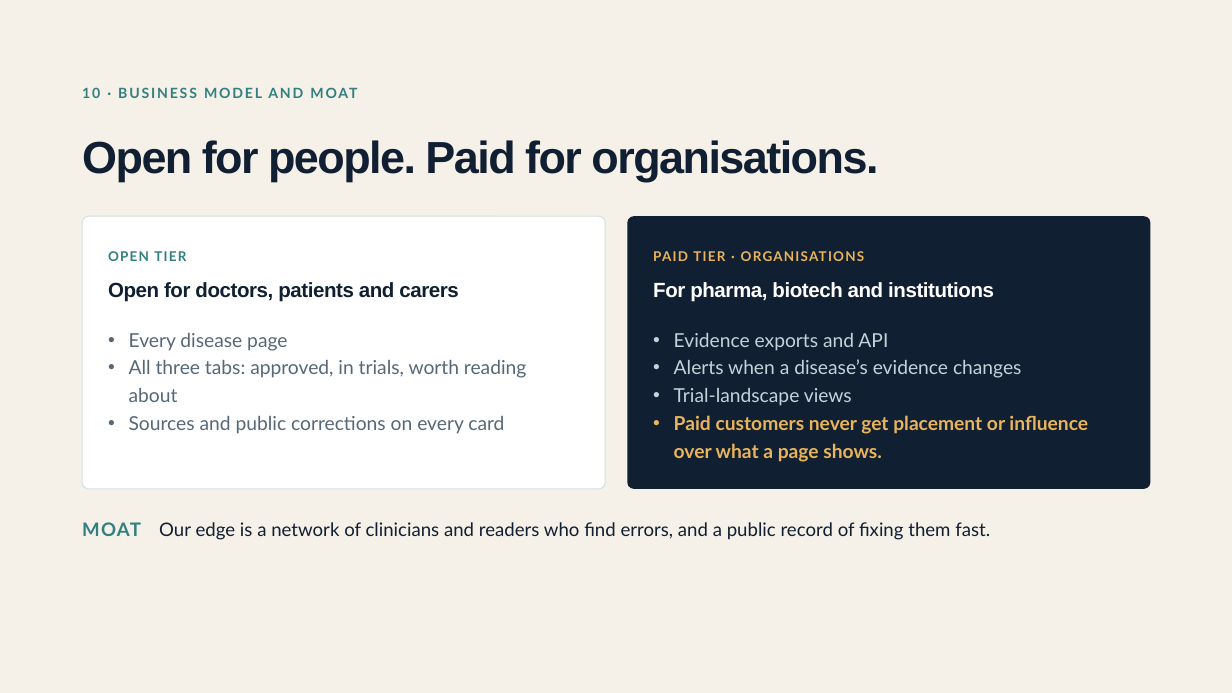
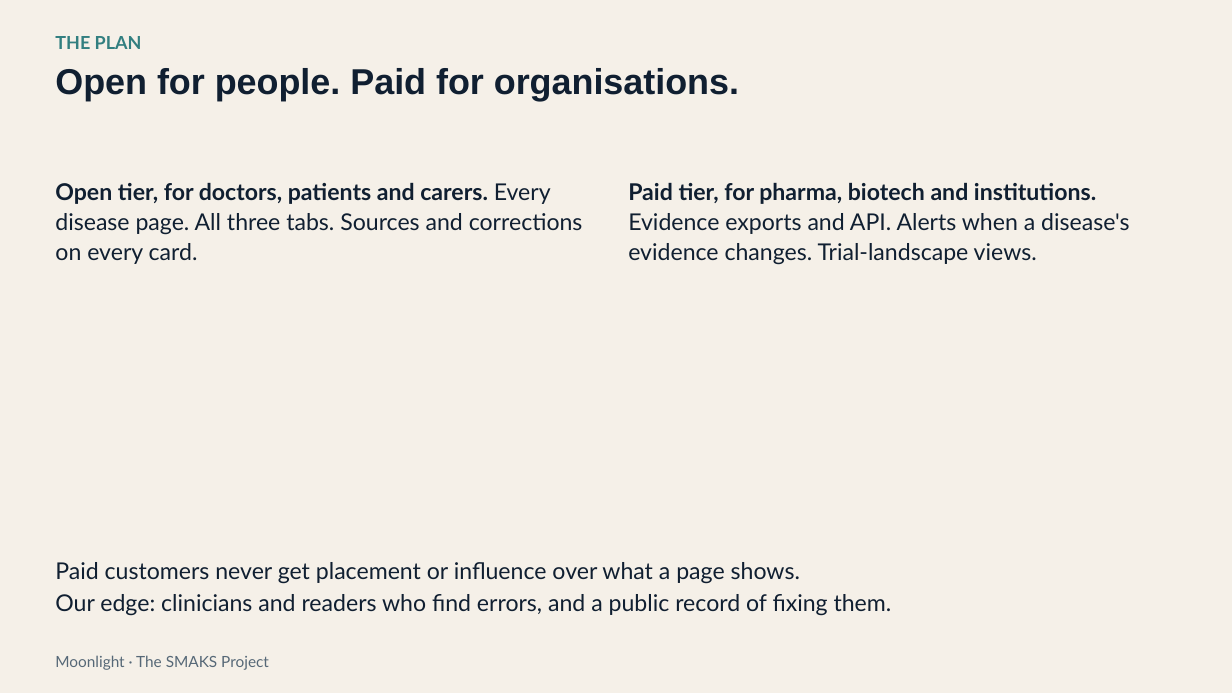
Before and after one commit to Moonlight-Clues/moonlight, a slide deck: slide 12 of docs/pitch/moonlight-deck-funders-19nov.pptx (slide 11 before the commit). Drawn at 1232x693 pixels with LibreOffice and Linux fonts; fonts in the diff are those of the drawing. Boxes give left, top, right and bottom in pixels: in the first picture for what was removed or moved away, otherwise in the second. Text is boxed around its words. In the diff, an @@ line names an element or a change of style, - is before the commit and + after.

```diff
--- a/docs/pitch/moonlight-deck-funders-19nov.pptx
+++ b/docs/pitch/moonlight-deck-funders-19nov.pptx
@@ text "Open for people. Paid for ...": place and size @@
-text "Open for people. Paid for ..." at [82, 140, 878, 182]
+text "Open for people. Paid for ..." at [55, 68, 739, 101]
@@ text "Open for people. Paid for ..." at [55, 68, 739, 101]: size 35 to 28 pt, letter spacing -1.2 to 0 pt; line spacing 0.98 to 1.08 @@
@@ text added at [55, 36, 142, 49], 14 pt, text #327F80, bold @@
+THE PLAN
@@ text removed at [82, 76, 914, 109] @@
-10 · BUSINESS MODEL AND MOAT
@@ text at [55, 183, 583, 264]: text changed; size 15 to 18 pt; text colour #566877 to #101F31 @@
-• Every disease page
-• All three tabs: approved, in trials, worth reading about
-• Sources and public corrections on every card
+Open tier, for doctors, patients and carers. Every disease page. All three tabs. Sources and corrections on every card.
@@ text at [628, 183, 1129, 265]: text changed; size 15 to 18 pt; text colour #C4D2D9 to #101F31 @@
-• Evidence exports and API
-• Alerts when a disease’s evidence changes
-• Trial-landscape views
-• Paid customers never get placement or influence over what a page shows.
+Paid tier, for pharma, biotech and institutions. Evidence exports and API. Alerts when a disease's evidence changes. Trial-landscape views.
@@ rounded rectangle removed at [82, 216, 605, 489] @@
@@ rounded rectangle removed at [628, 216, 1151, 489] @@
@@ text removed at [108, 251, 186, 261] @@
-OPEN TIER
@@ text removed at [653, 251, 865, 261] @@
-PAID TIER · ORGANISATIONS
@@ text removed at [108, 282, 458, 302] @@
-Open for doctors, patients and carers
@@ text removed at [653, 282, 994, 302] @@
-For pharma, biotech and institutions
@@ text at [55, 562, 892, 616]: text changed; size 14.5 to 18 pt @@
-MOAT Our edge is a network of clinicians and readers who find errors, and a public record of fixing them fast.
+Paid customers never get placement or influence over what a page shows.
+Our edge: clinicians and readers who find errors, and a public record of fixing them.
@@ text added at [55, 655, 269, 670], 12 pt, text #566877 @@
+Moonlight · The SMAKS Project
```
Also in this commit, not shown: 5 other slides changed, 9 slides added, 10 slides removed, 1 other file.
